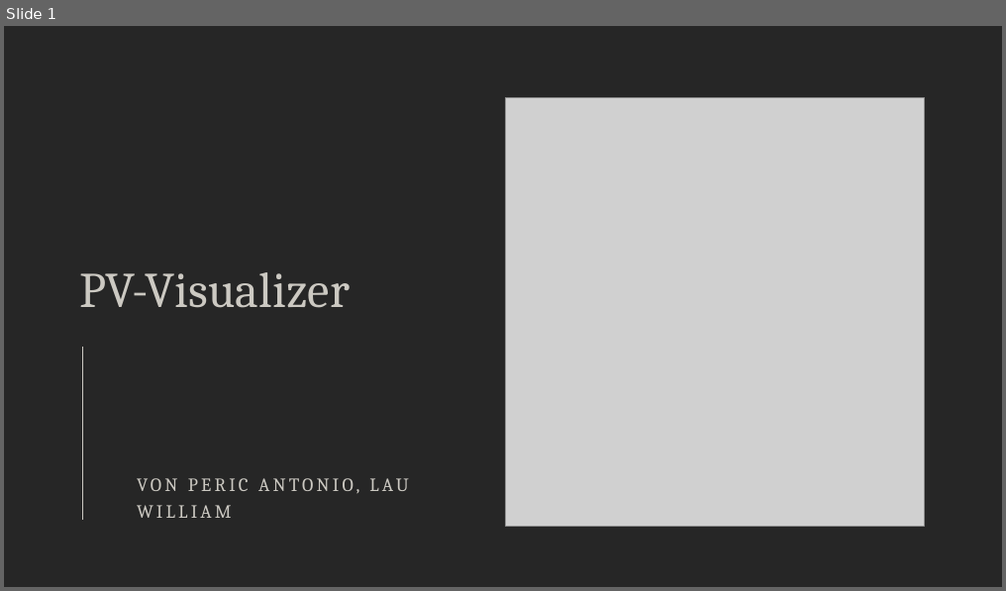
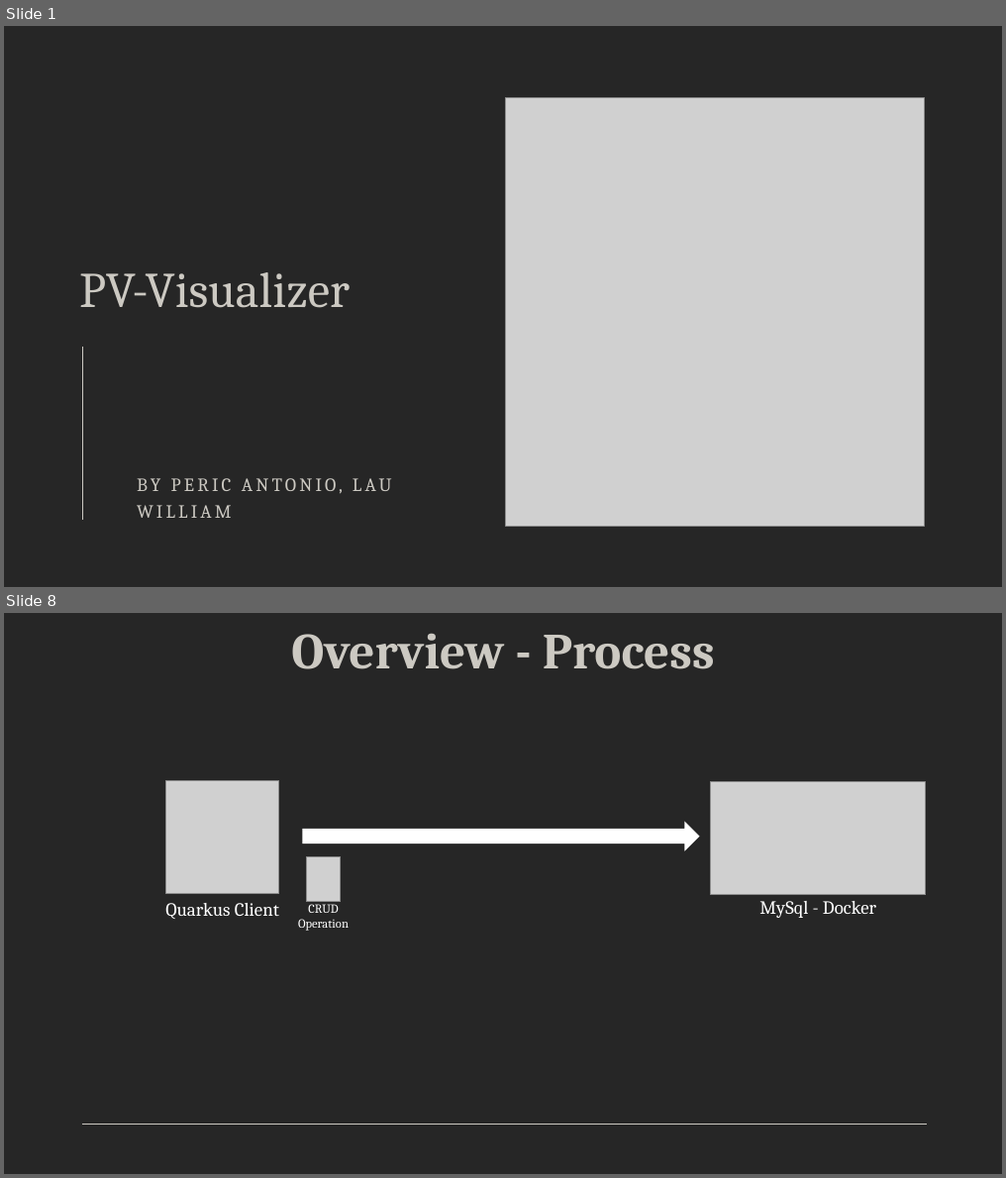
Before and after one commit to Team-Pv-Visualizer/PV-Visualizer, a slide deck: Documents/PVV-Visualizer.pptx. Shown one above the other, each under a label of ours: slide 1 before the commit, slides 1 and 8 after it; the slides between them are not shown. The pictures are 1006x591 and 1006x1178 pixels, drawn with LibreOffice and Linux fonts; fonts in the diff are those of the drawing; grey boxes stand for pictures. Boxes give left, top, right and bottom in pixels: in the first picture for what was removed or moved away, otherwise in the second. Text is boxed around its words. In the diff, an @@ line names an element or a change of style, - is before the commit and + after.

```diff
--- a/Documents/PVV-Visualizer.pptx
+++ b/Documents/PVV-Visualizer.pptx
@@ slide 8 added at (x1=4, y1=613, x2=1002, y2=1174), background #262626 @@
@@ title added at (x1=291, y1=633, x2=715, y2=669), 48.6 pt, text #CCC9C2, bold @@
+Overview - Process
@@ picture added at (x1=165, y1=780, x2=279, y2=894) @@
@@ picture added at (x1=711, y1=782, x2=926, y2=895) @@
@@ left arrow added at (x1=303, y1=821, x2=700, y2=851), fill #FFFFFF @@
@@ picture added at (x1=307, y1=858, x2=341, y2=902) @@
@@ text added at (x1=165, y1=903, x2=279, y2=919), 18 pt, text #FFFFFF @@
+Quarkus Client
@@ text added at (x1=298, y1=901, x2=349, y2=931), 12 pt, text #FFFFFF @@
+CRUD Operation
@@ text added at (x1=759, y1=901, x2=876, y2=918), 18 pt, text #FFFFFF @@
+MySql - Docker
@@ line added from (82, 1125) to (927, 1125), #CCC9C2 0.85 pt @@
@@ slide 1 changed as well @@
@@ subtitle at (x1=137, y1=478, x2=392, y2=518): text changed @@
-VON PERIC ANTONIO, LAU WILLIAM
+BY PERIC ANTONIO, LAU WILLIAM
```
Also in this commit, not shown: 2 other slides changed, 14 other slides added, 20 slides removed, 1 other file.
